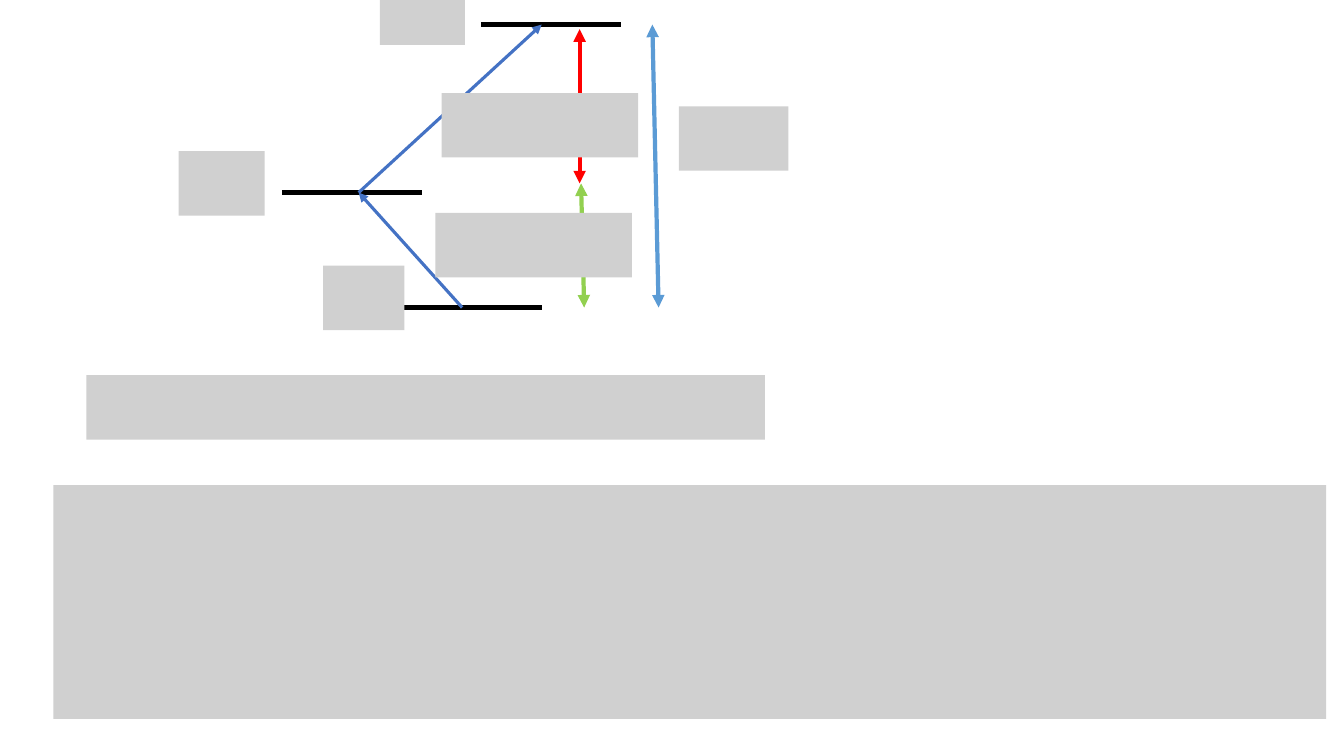
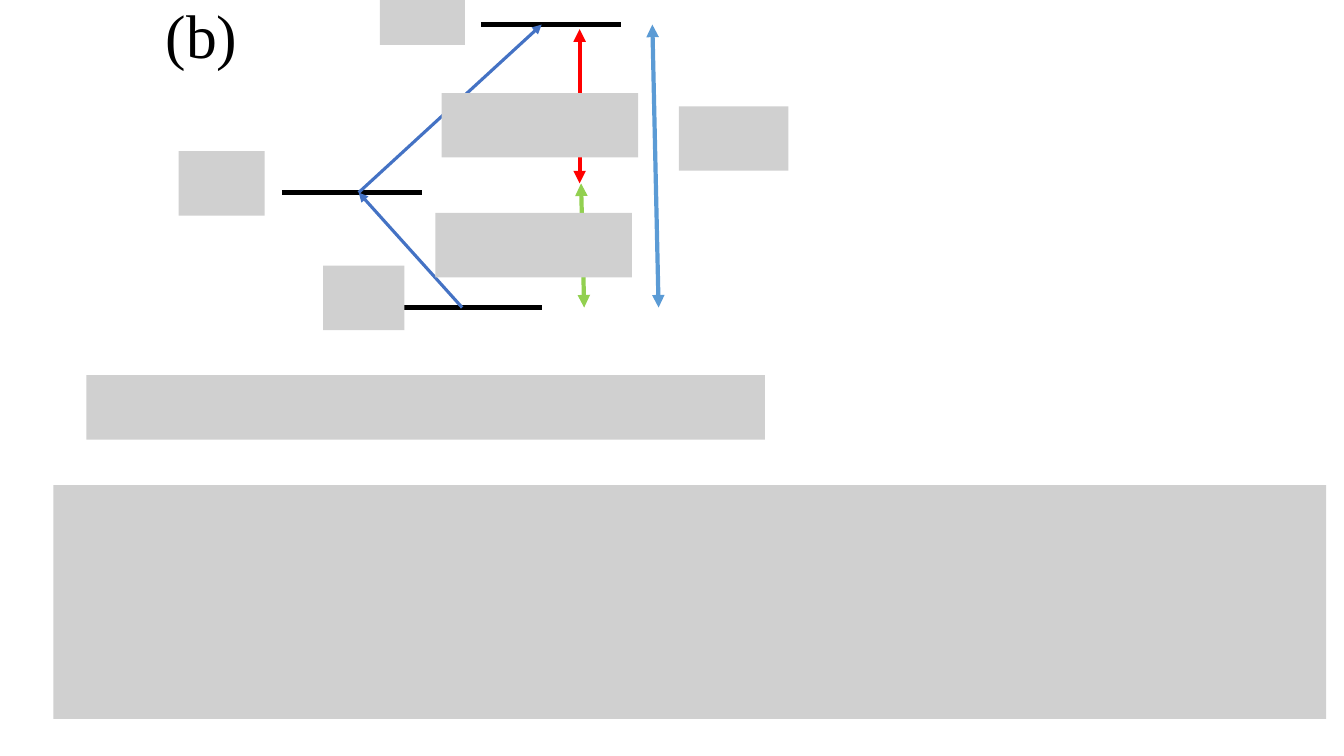
Before and after one commit to youjieyu888/circular-waveguide, a slide deck: slide 10 of 3-level.pptx. Drawn at 1344x756 pixels with LibreOffice and Linux fonts; fonts in the diff are those of the drawing; grey boxes stand for pictures. Boxes give left, top, right and bottom in pixels: in the first picture for what was removed or moved away, otherwise in the second. Text is boxed around its words. In the diff, an @@ line names an element or a change of style, - is before the commit and + after.

```diff
--- a/3-level.pptx
+++ b/3-level.pptx
@@ text added at [166,15,238,69], 44 pt, text #000000 @@
+(b)
```
Also in this commit, not shown: 1 slide added, 1 slide removed, 27 other files.
